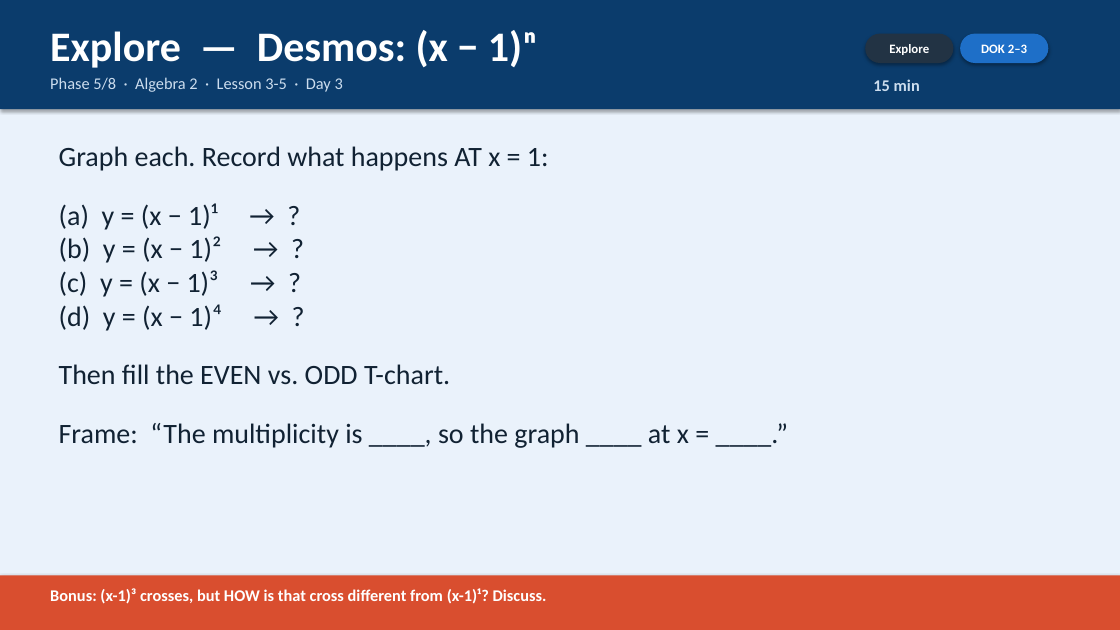
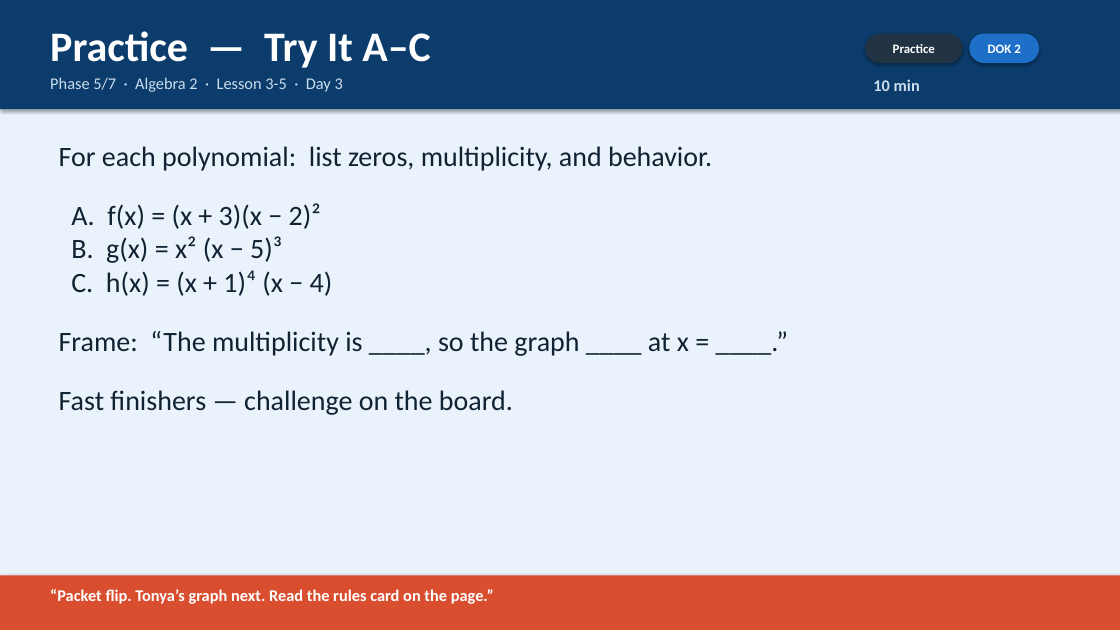
Before and after one commit to robjohncolson/Lesson_planning, a slide deck: slide 6 of Day_3_Slides.pptx. Drawn at 1120x630 pixels with LibreOffice and Linux fonts; fonts in the diff are those of the drawing. Boxes give left, top, right and bottom in pixels: in the first picture for what was removed or moved away, otherwise in the second. Text is boxed around its words. In the diff, an @@ line names an element or a change of style, - is before the commit and + after.

```diff
--- a/Day_3_Slides.pptx
+++ b/Day_3_Slides.pptx
@@ text at <box>50,31,431,68</box>: text changed @@
-Explore — Desmos: (x − 1)ⁿ
+Practice — Try It A–C
@@ rounded rectangle "Practice": place and size @@
-rounded rectangle "Practice" at <box>865,34,954,63</box>
+rounded rectangle "Practice" at <box>865,34,963,63</box>
@@ text in rounded rectangle at <box>893,44,935,53</box>: text changed @@
-Explore
+Practice
@@ rounded rectangle "DOK 2": place and size @@
-rounded rectangle "DOK 2" at <box>960,34,1049,63</box>
+rounded rectangle "DOK 2" at <box>970,34,1039,63</box>
@@ text in rounded rectangle at <box>988,44,1020,53</box>: text changed @@
-DOK 2–3
+DOK 2
@@ text at <box>50,77,343,92</box>: text changed @@
-Phase 5/8 · Algebra 2 · Lesson 3-5 · Day 3
+Phase 5/7 · Algebra 2 · Lesson 3-5 · Day 3
@@ text at <box>873,79,920,91</box>: text changed @@
-15 min
+10 min
@@ text at <box>59,146,712,296</box>: text changed @@
-Graph each. Record what happens AT x = 1:
-(a) y = (x − 1)¹ → ?
-(b) y = (x − 1)² → ?
-(c) y = (x − 1)³ → ?
-(d) y = (x − 1)⁴ → ?
-Then fill the EVEN vs. ODD T-chart.
+For each polynomial: list zeros, multiplicity, and behavior.
+A. f(x) = (x + 3)(x − 2)²
+B. g(x) = x² (x − 5)³
+C. h(x) = (x + 1)⁴ (x − 4)
@@ text at <box>59,390,513,415</box>: paragraph added @@
+Fast finishers — challenge on the board.
@@ text at <box>50,589,494,604</box>: text changed @@
-Bonus: (x-1)³ crosses, but HOW is that cross different from (x-1)¹? Discuss.
+“Packet flip. Tonya’s graph next. Read the rules card on the page.”
```
Also in this commit, not shown: 7 other slides changed, 1 slide removed, 22 other files.
